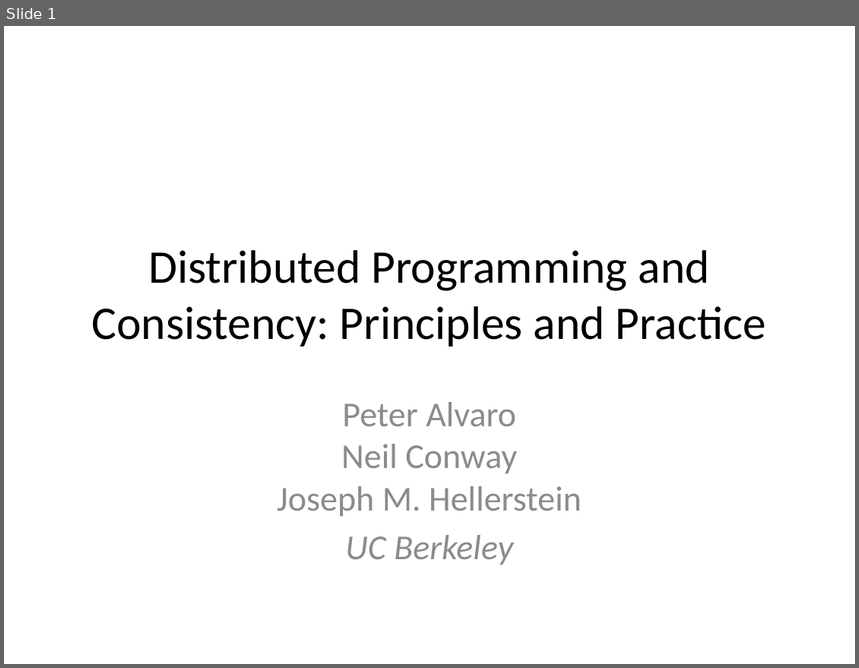
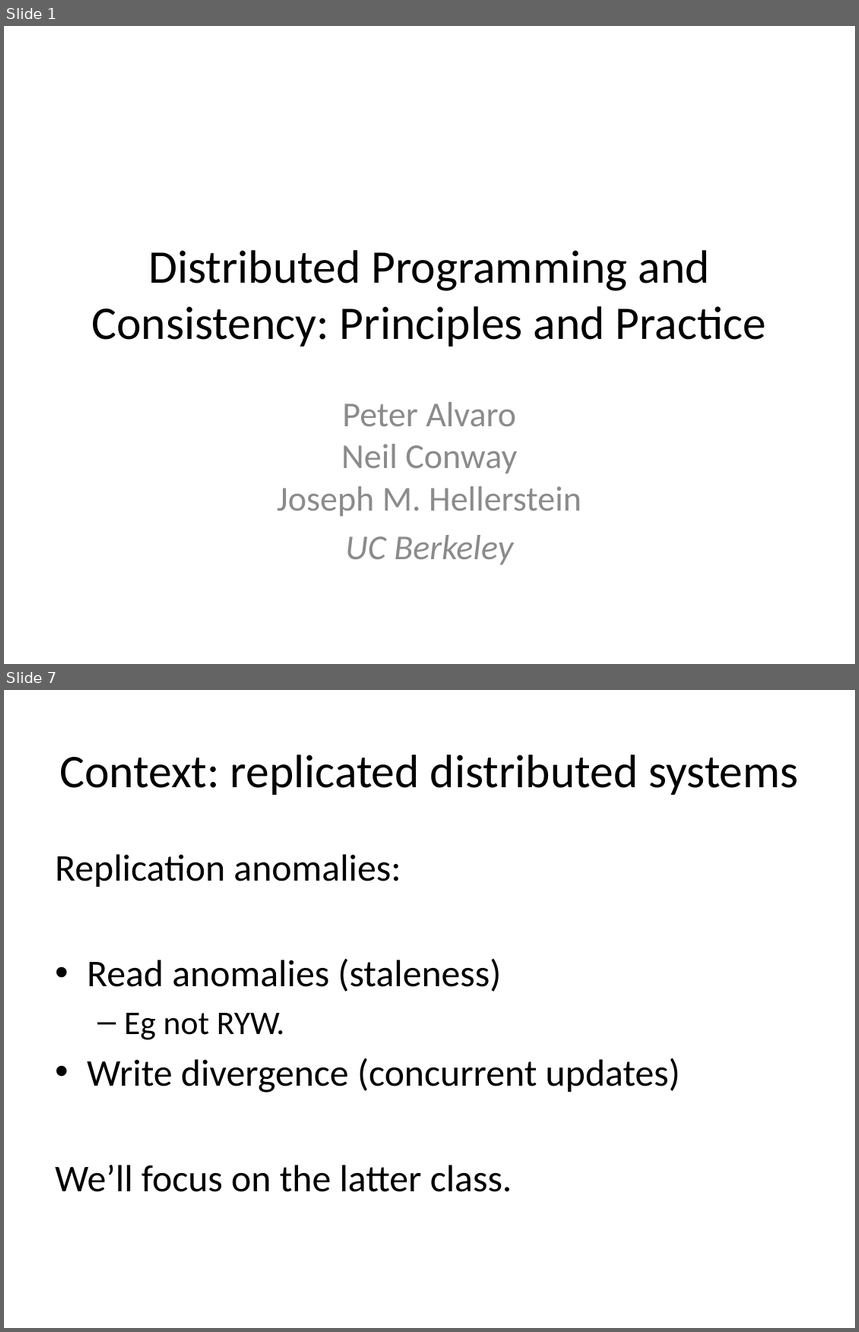
Before and after one commit to declarativitydotnet/declarativity, a slide deck: socc12-bloom-tutorial/slides/bloom-tutorial.pptx. Shown one above the other, each under a label of ours: slide 1 before the commit, slides 1 and 7 after it; the slides between them are not shown. The pictures are 859x668 and 859x1332 pixels, drawn with LibreOffice and Linux fonts; fonts in the diff are those of the drawing. Boxes give left, top, right and bottom in pixels: in the first picture for what was removed or moved away, otherwise in the second. Text is boxed around its words. In the diff, an @@ line names an element or a change of style, - is before the commit and + after.

```diff
--- a/socc12-bloom-tutorial/slides/bloom-tutorial.pptx
+++ b/socc12-bloom-tutorial/slides/bloom-tutorial.pptx
@@ slide 7 added at <box>4,690,855,1328</box>, background #FFFFFF @@
@@ title added at <box>59,755,799,795</box>, 39.6 pt, text #000000 @@
+Context: replicated distributed systems
@@ text added at <box>55,854,680,1192</box>, 32 pt, text #000000 @@
+Replication anomalies:
+• Read anomalies (staleness)
+  – Eg not RYW.
+• Write divergence (concurrent updates)
+We’ll focus on the latter class.
```
Also in this commit, not shown: 48 other slides added.
